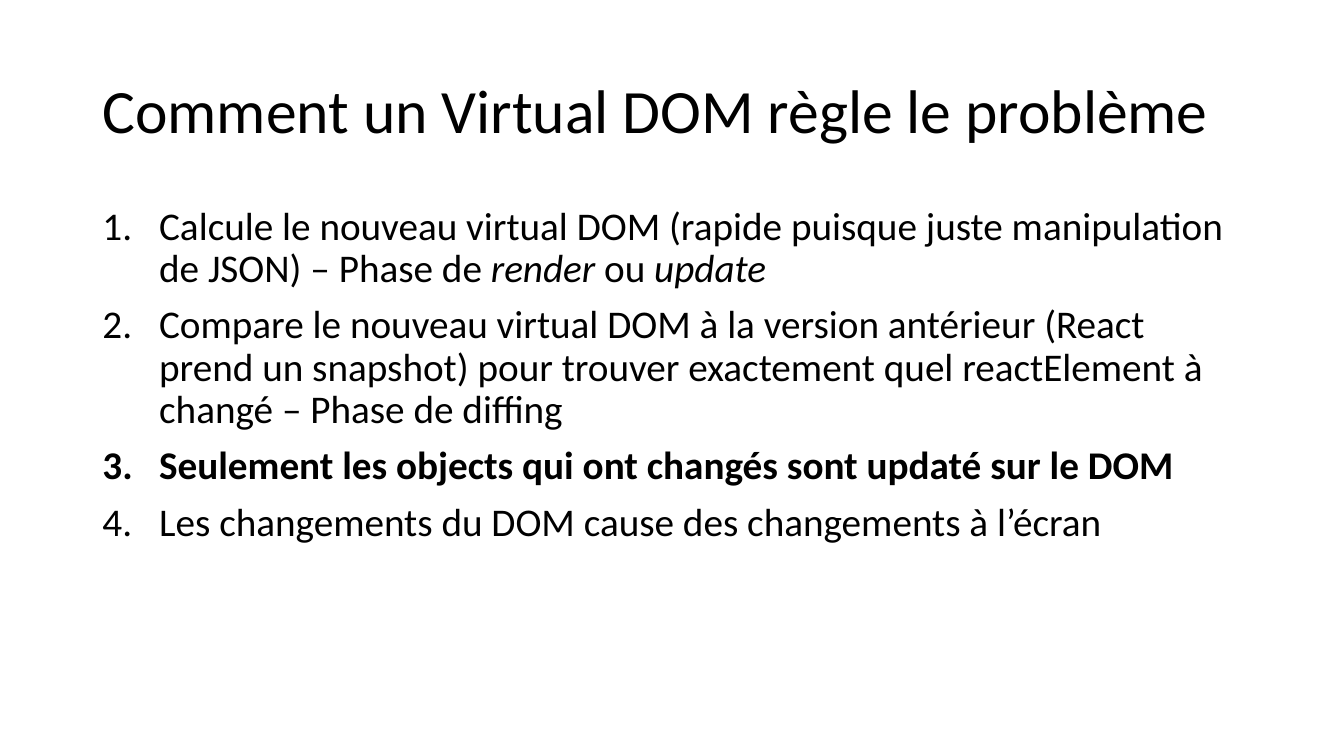
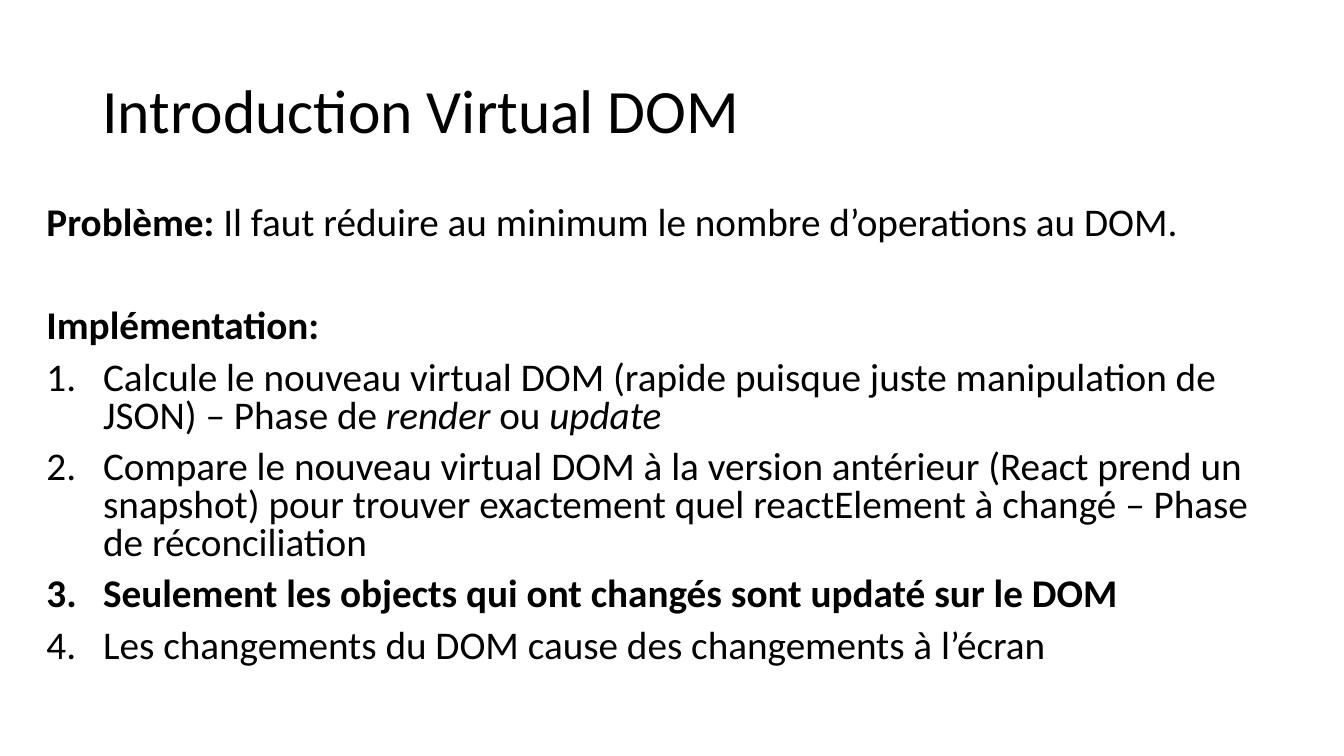
Before and after one commit to samuelgaudreau/formation-front-end-3, a slide deck: slide 11 of part-2/React-Perfo.pptx. Drawn at 1344x756 pixels with LibreOffice and Linux fonts; fonts in the diff are those of the drawing. Boxes give left, top, right and bottom in pixels: in the first picture for what was removed or moved away, otherwise in the second. Text is boxed around its words. In the diff, an @@ line names an element or a change of style, - is before the commit and + after.

```diff
--- a/part-2/React-Perfo.pptx
+++ b/part-2/React-Perfo.pptx
@@ title at [102,90,739,134]: text changed @@
-Comment un Virtual DOM règle le problème
+Introduction Virtual DOM
@@ text "Problème: Il faut réduire au ...": place and size @@
-text "Problème: Il faut réduire au ..." at [159,211,1223,543]
+text "Problème: Il faut réduire au ..." at [46,208,1248,666]
@@ text at [46,208,1177,345]: paragraphs added @@
+Problème: Il faut réduire au minimum le nombre d’operations au DOM.
+Implémentation:
@@ text at [103,362,1216,666]: line spacing 0.9 to 0.8 @@
@@ text at [103,451,1248,557]: text changed @@
-2. Compare le nouveau virtual DOM à la version antérieur (React prend un snapshot) pour trouver exactement quel reactElement à changé – Phase de diffing
+2. Compare le nouveau virtual DOM à la version antérieur (React prend un snapshot) pour trouver exactement quel reactElement à changé – Phase de réconciliation
```
Also in this commit, not shown: 17 other slides changed, 17 slides added, 1 slide removed, 2 other files.
